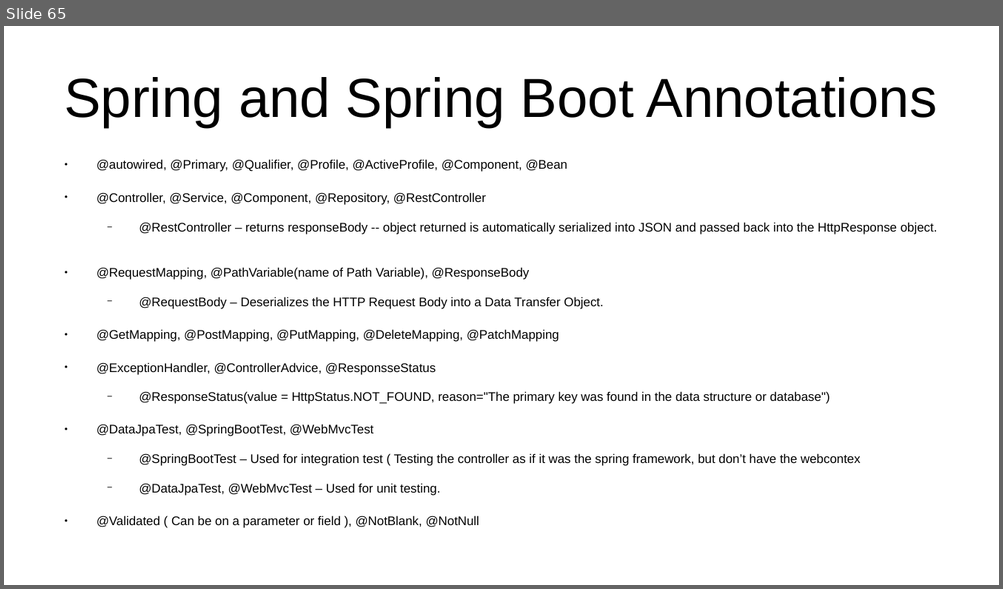
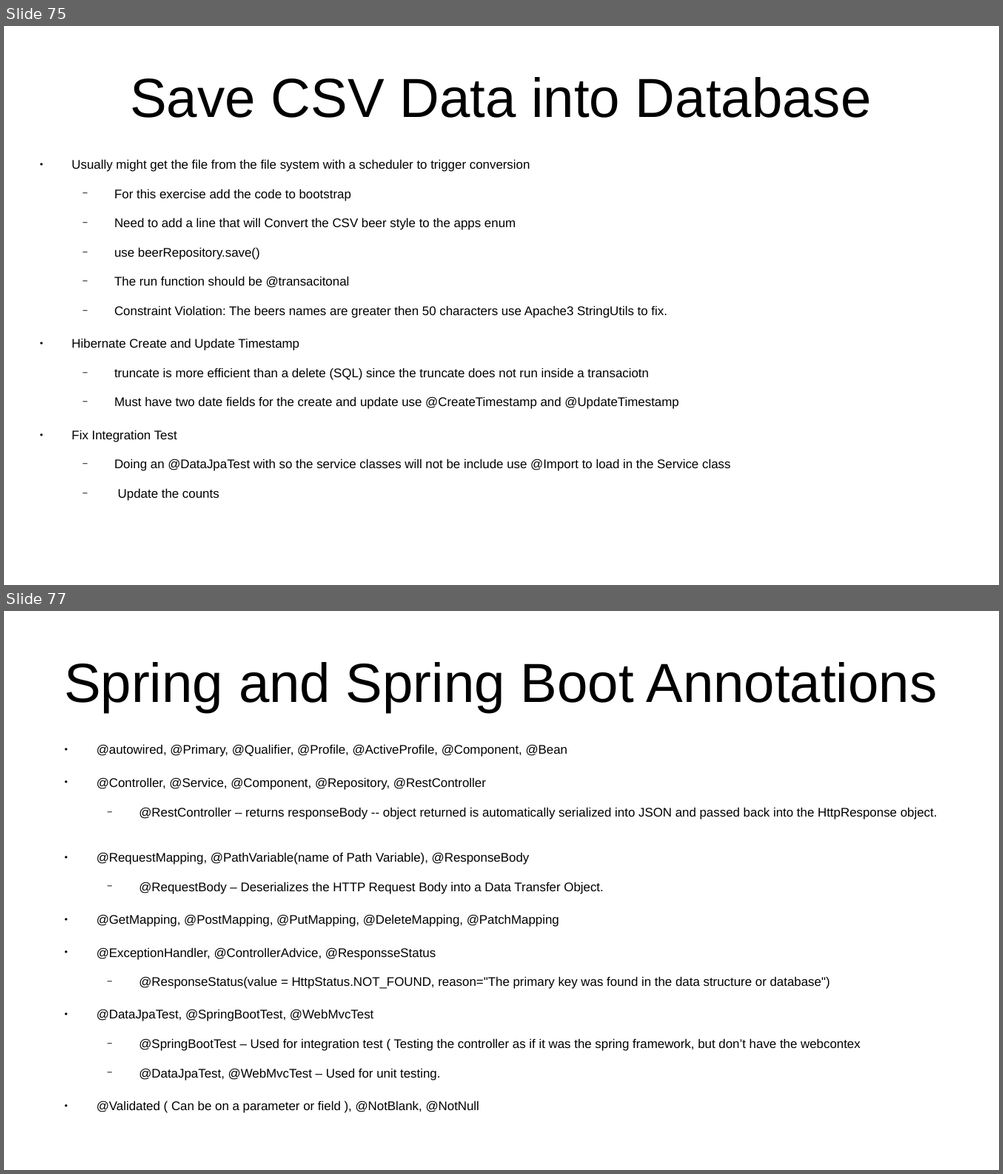
Before and after one commit to CharlesStockman/notesFromCourses, a slide deck: java/spring/Spring 6 - Zero to Hero.odp. Shown one above the other, each under a label of ours: slide 65 before the commit, slides 75 and 77 after it; the slides between them are not shown. The pictures are 1003x589 and 1003x1174 pixels, drawn with LibreOffice and Linux fonts; fonts in the diff are those of the drawing. Boxes give left, top, right and bottom in pixels: in the first picture for what was removed or moved away, otherwise in the second. Text is boxed around its words. In the diff, an @@ line names an element or a change of style, - is before the commit and + after.

```diff
--- a/java/spring/Spring 6 - Zero to Hero.odp
+++ b/java/spring/Spring 6 - Zero to Hero.odp
@@ slide 75 added at [4, 26, 999, 585], background #FFFFFF @@
@@ title added at [130, 77, 871, 118], 44 pt, text #000000 @@
+Save CSV Data into Database
@@ text added at [71, 159, 730, 501], 10 pt, text #000000 @@
+● Usually might get the file from the file system with a scheduler to trigger conversion
+  − For this exercise add the code to bootstrap
+  − Need to add a line that will Convert the CSV beer style to the apps enum
+  − use beerRepository.save()
+  − The run function should be @transacitonal
+  − Constraint Violation: The beers names are greater then 50 characters use Apache3 StringUtils to fix.
+● Hibernate Create and Update Timestamp
+  − truncate is more efficient than a delete (SQL) since the truncate does not run inside a transaciotn
+  − Must have two date fields for the create and update use @CreateTimestamp and @UpdateTimestamp
+● Fix Integration Test
+  − Doing an @DataJpaTest with so the service classes will not be include use @Import to load in the Service class
+  − Update the counts
@@ what was slide 65 is now slide 77 @@
```
Also in this commit, not shown: 2 slides changed, 12 other slides added, 1 slide removed, 6 other files.
